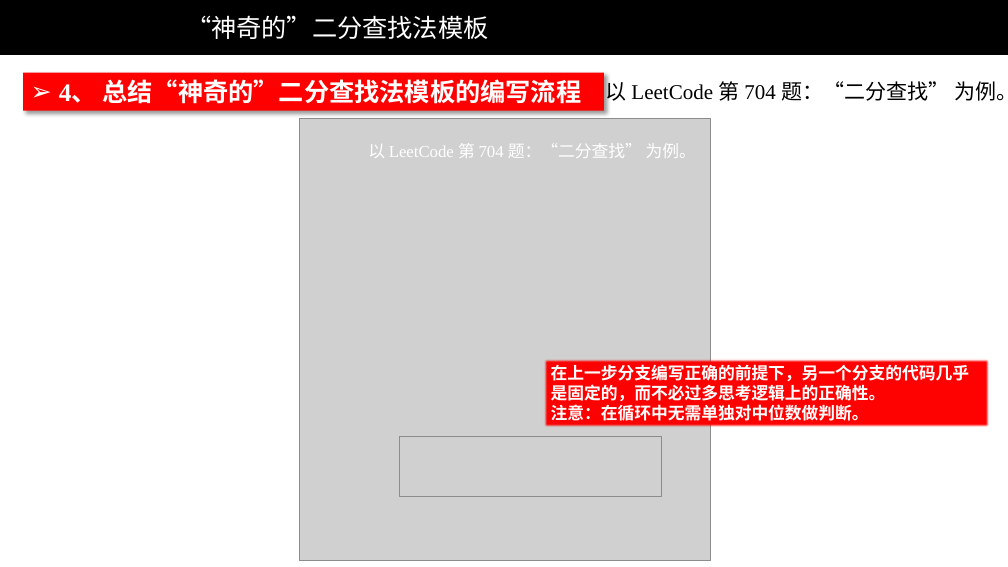
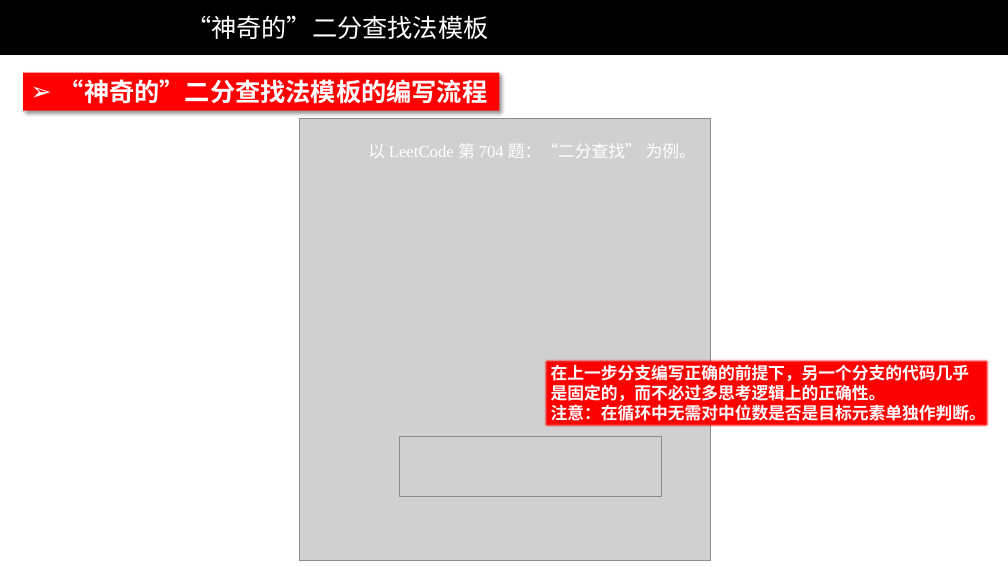
Before and after one commit to liweiwei1419/LeetCode-Solution-PPT, a slide deck: slide 6 of others/“神奇的”二分查找法模板-2（动画）.pptx. Drawn at 1008x567 pixels with LibreOffice and Linux fonts; fonts in the diff are those of the drawing; grey boxes stand for pictures; background and template pictures are left out. Boxes give left, top, right and bottom in pixels: in the first picture for what was removed or moved away, otherwise in the second. Text is boxed around its words. In the diff, an @@ line names an element or a change of style, - is before the commit and + after.

Commit message:
添加了神奇的二分查找法 PPT。

```diff
--- a/others/“神奇的”二分查找法模板-2（动画）.pptx
+++ b/others/“神奇的”二分查找法模板-2（动画）.pptx
@@ rectangle "“神奇的”二分查找法模板的编写流程": place and size @@
-rectangle "“神奇的”二分查找法模板的编写流程" at [23, 73, 604, 110]
+rectangle "“神奇的”二分查找法模板的编写流程" at [23, 73, 500, 110]
@@ text in rectangle at [59, 79, 487, 104]: text changed @@
-➢ 4、 总结“神奇的”二分查找法模板的编写流程
+➢ “神奇的”二分查找法模板的编写流程
@@ text removed at [606, 78, 1008, 104] @@
-以 LeetCode 第 704 题：“二分查找” 为例。
@@ text in rectangle at [551, 404, 986, 421]: text changed @@
-注意：在循环中无需单独对中位数做判断。
+注意：在循环中无需对中位数是否是目标元素单独作判断。
```
Also in this commit, not shown: 9 other slides changed, 1 other file.
